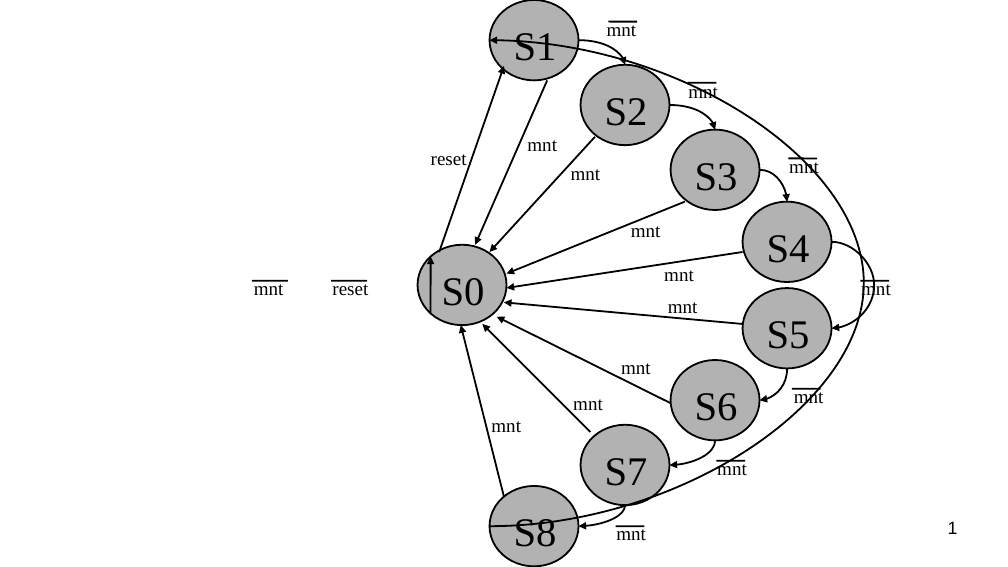
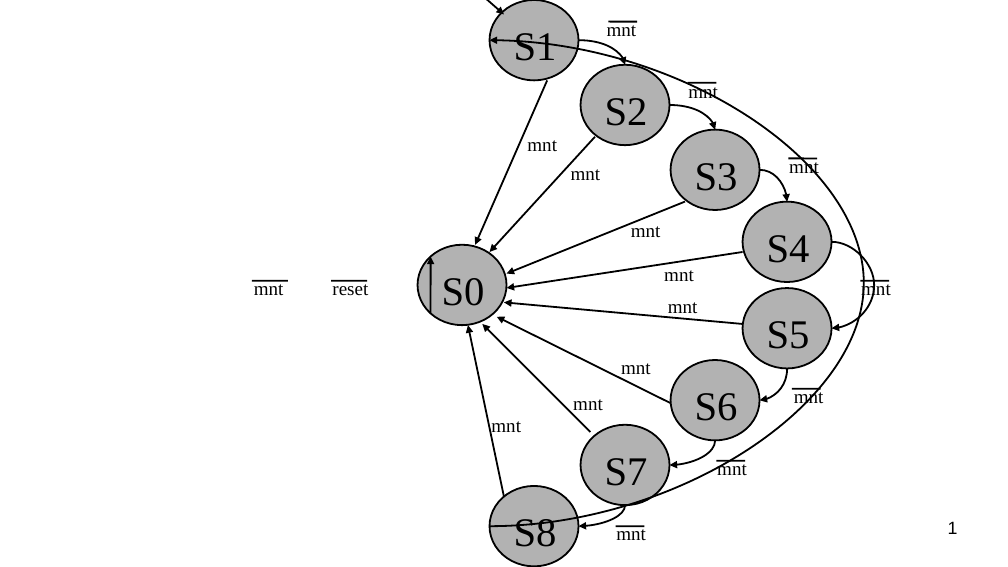
Before and after one commit to MatheusSchaly/--Old--INE5406-Sistemas-Digitais, a slide deck: slide 1 of Projeto_Semafaro/imagens/FSMD.odp. Drawn at 1008x567 pixels with LibreOffice and Linux fonts; fonts in the diff are those of the drawing; background and template pictures are left out. Boxes give left, top, right and bottom in pixels: in the first picture for what was removed or moved away, otherwise in the second. Text is boxed around its words. In the diff, an @@ line names an element or a change of style, - is before the commit and + after.

```diff
--- a/Projeto_Semafaro/imagens/FSMD.odp
+++ b/Projeto_Semafaro/imagens/FSMD.odp
@@ arrow added from (446, 0) to (504, 15), #000000 1.42 pt @@
@@ arrow removed from (439, 252) to (504, 66) @@
@@ text removed at <box>431,154,467,166</box> @@
-reset
@@ arrow moved from (504, 497) - (461, 326) to (504, 497) - (468, 326) @@
```
Also in this commit, not shown: 7 other files.
